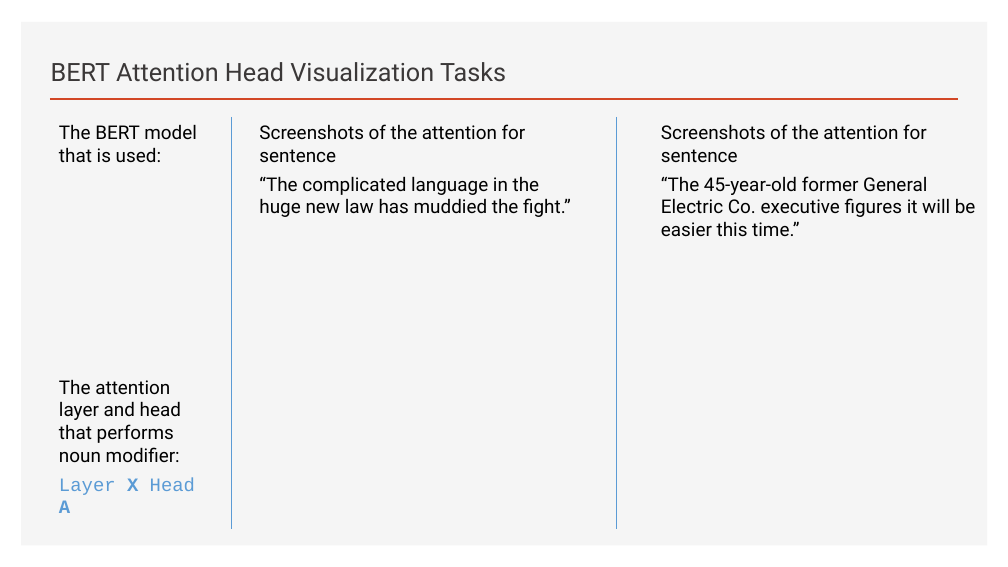
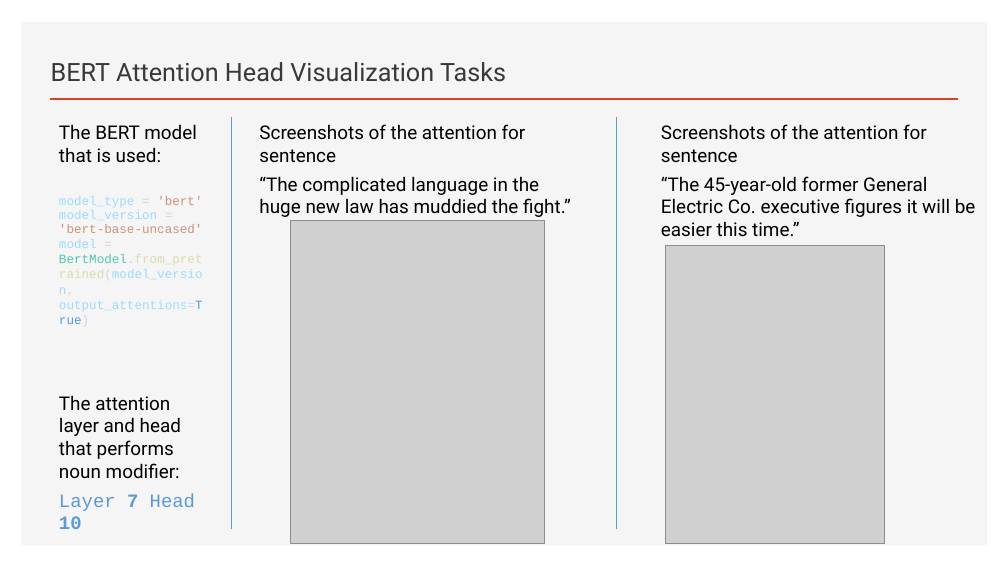
Before and after one commit to eding42/ece157b-hw2, a slide deck: slide 13 of ECE_157B_272B_Homework2_Template.pptx. Drawn at 1008x567 pixels with LibreOffice and Linux fonts; fonts in the diff are those of the drawing; grey boxes stand for pictures. Boxes give left, top, right and bottom in pixels: in the first picture for what was removed or moved away, otherwise in the second. Text is boxed around its words. In the diff, an @@ line names an element or a change of style, - is before the commit and + after.

```diff
--- a/ECE_157B_272B_Homework2_Template.pptx
+++ b/ECE_157B_272B_Homework2_Template.pptx
@@ text at (59,196,203,312): paragraphs added @@
+model_type = 'bert'
+model_version = 'bert-base-uncased'
+model = BertModel.from_pretrained(model_version, output_attentions=True)
@@ picture added at (290,220,544,543) @@
@@ picture added at (665,246,885,544) @@
@@ text at (59,493,195,529): text changed @@
-Layer X Head A
+Layer 7 Head 10
```
Also in this commit, not shown: 8 other slides changed, 1 other file.
